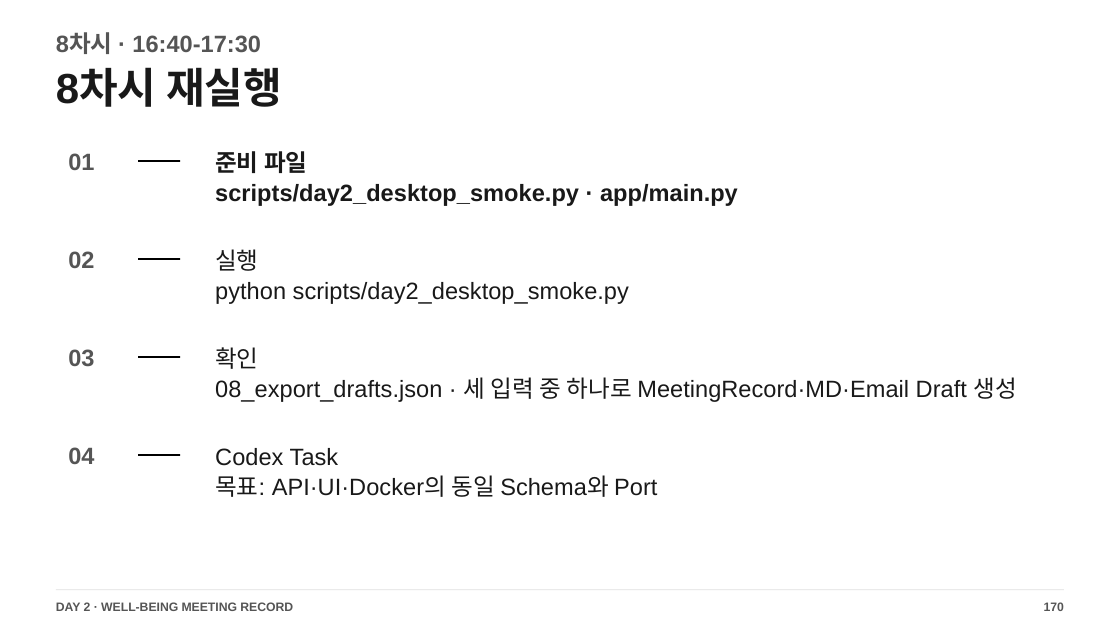
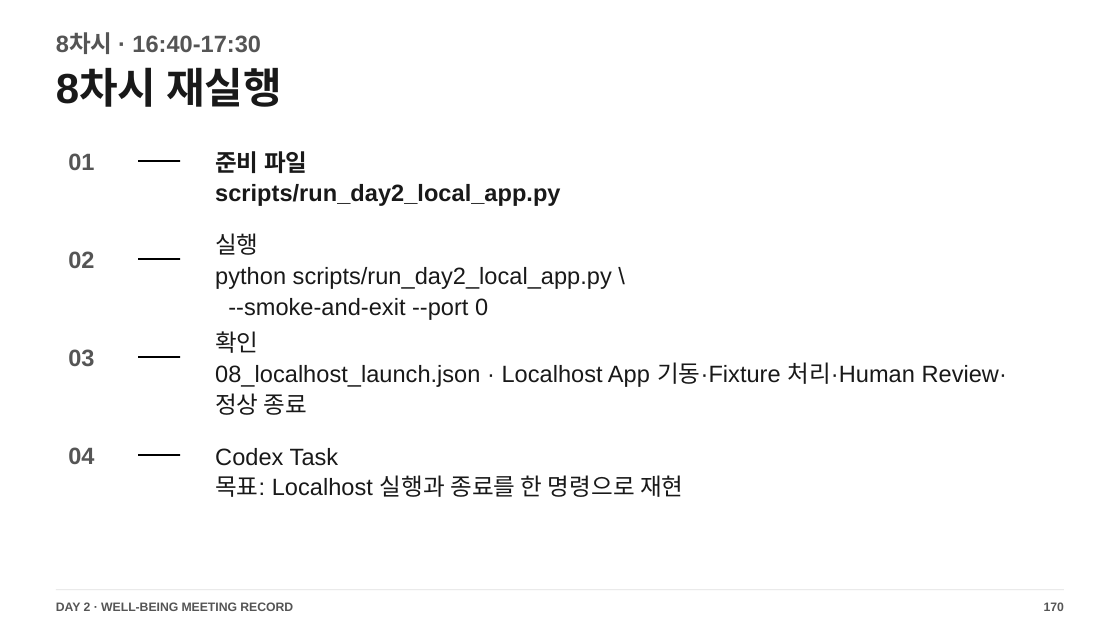
Before and after one commit to smilesjcha/llm-agent-and-workflow-automation, a slide deck: slide 170 of slides/IPA_LLM_Agent_업무자동화_Day2_2026_STUDENT_READY_176p.pptx. Drawn at 1120x630 pixels with LibreOffice and Linux fonts; fonts in the diff are those of the drawing. Boxes give left, top, right and bottom in pixels: in the first picture for what was removed or moved away, otherwise in the second. Text is boxed around its words. In the diff, an @@ line names an element or a change of style, - is before the commit and + after.

Commit message:
docs(day2): align class 8 localhost tutorial

```diff
--- a/slides/IPA_LLM_Agent_업무자동화_Day2_2026_STUDENT_READY_176p.pptx
+++ b/slides/IPA_LLM_Agent_업무자동화_Day2_2026_STUDENT_READY_176p.pptx
@@ text at (x1=215, y1=184, x2=560, y2=206): text changed @@
-scripts/day2_desktop_smoke.py · app/main.py
+scripts/run_day2_local_app.py
@@ text at (x1=215, y1=267, x2=612, y2=320): text changed @@
-python scripts/day2_desktop_smoke.py
+python scripts/run_day2_local_app.py \
+--smoke-and-exit --port 0
@@ text at (x1=215, y1=362, x2=1007, y2=415): text changed @@
-08_export_drafts.json · 세 입력 중 하나로 MeetingRecord·MD·Email Draft 생성
+08_localhost_launch.json · Localhost App 기동·Fixture 처리·Human Review·정상 종료
@@ text at (x1=215, y1=475, x2=683, y2=497): text changed @@
-목표: API·UI·Docker의 동일 Schema와 Port
+목표: Localhost 실행과 종료를 한 명령으로 재현
```
Also in this commit, not shown: 44 other slides changed, 12 other files.
